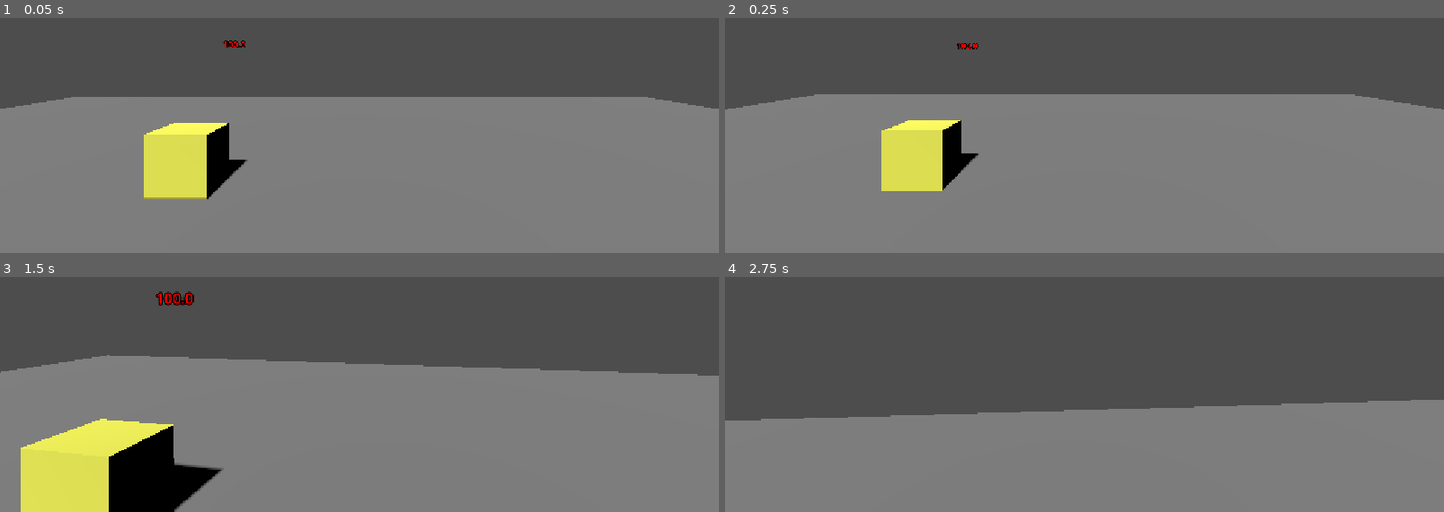
Above: before the commit, frames 1-4 (two rows, left to right).
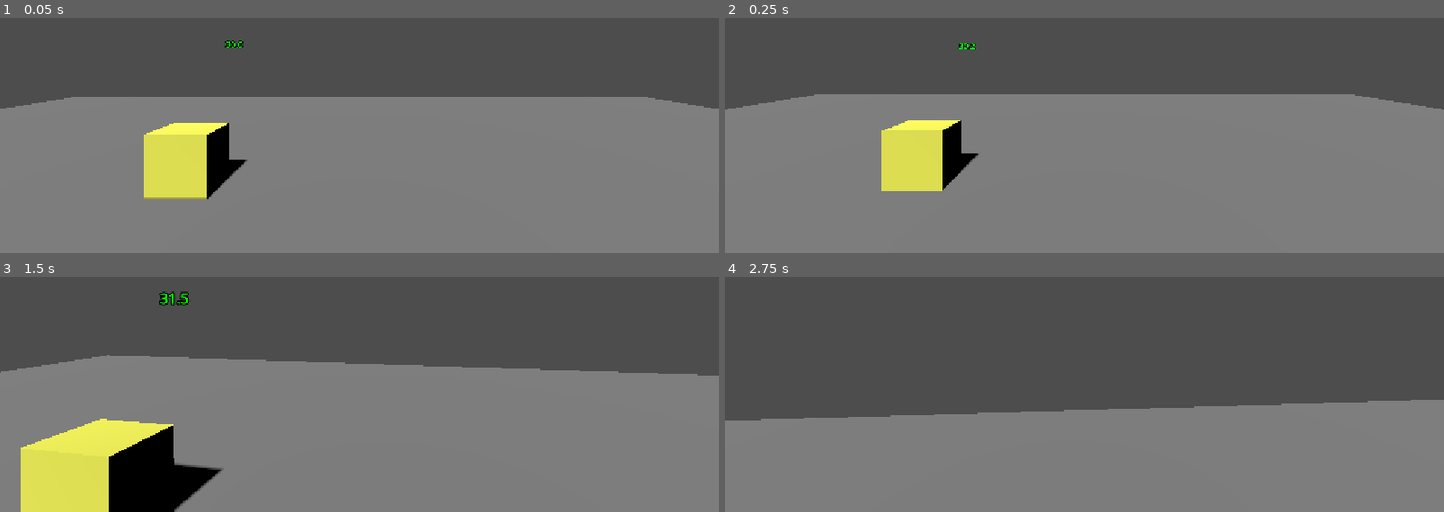
Above: after the commit, the same moments.

Repository: santiagotafur2026/ultimo-turno
Game: Godot game, scene res://main.tscn
Same seed, same stepped clock (60 frames per second), same inputs: the game is played once before the commit and once after it.
Inputs (mouse positions are in pixels of both pictures, inside the frame that each line leads up to):
- Up to frame 1 (0.05 s): no input
- Up to frame 2 (0.25 s): no input
- Up to frame 3 (1.5 s): move the mouse to (395, 307) at 0.52 s; press the mouse at (395, 307) at 0.53 s; hold W (move_up) from 0.53 s (still down); move the mouse to (323, 312) at 1.27 s; release the mouse at (323, 312) at 1.28 s; right-click (323, 312) at 1.35 s
- Up to frame 4 (2.75 s): keep holding W (move_up); click (1048, 312) at 1.55 s; move the mouse to (1098, 302) at 2.02 s; hold Shift (correr) from 2.03 s (still down); click (1098, 302) at 2.3 s

The runs differ from the first frame. In frame 1, less than 0.1% of the frame differs, in the area x 31-35%, y 9-13%; in frame 2, less than 0.1%; in frame 3, 0.3%, in the area x 21-27%, y 6-13%; in frame 4, nothing differs.

Commit message:
T9 N1 - Tarea A - fases y ronda
T9 N1 - Tarea A - fases y ronda

Diff:
--- /dev/null
+++ b/director.gd
@@ -0,0 +1,46 @@
+extends Node
+
+enum Fase { CALMA, PRESION, CRISIS }
+@export var golpe = 8.0
+@export var limite_presion = 50.0
+@export var limite_crisis = 70.0
+@export var intervalos: Array[float] = [8.0, 5.0, 3.0]
+
+var estado = Fase.CALMA
+var paneles = []
+var indice = 0
+var reloj = 0.0
+
+func _ready():
+	paneles = get_tree().get_nodes_in_group("paneles")
+	reloj = intervalos[estado]
+
+func _physics_process(delta):
+	reloj -= delta
+	var nuevo = decidir()
+	if nuevo != estado:
+		estado = nuevo
+		print("fase ", Fase.keys()[estado], " cuadro ", Engine.get_physics_frames())
+
+	if reloj <= 0.001:
+		reloj = intervalos[estado]
+		fallar()
+
+func decidir():
+	var mayor = calor_mayor()
+	if mayor >= limite_crisis:
+		return Fase.CRISIS
+	if mayor >= limite_presion:
+		return Fase.PRESION
+	return Fase.CALMA
+
+func calor_mayor():
+	var mayor = 0.0
+	for p in paneles:
+		mayor = maxf(mayor, p.calor)
+	return mayor
+
+func fallar():
+	var p = paneles[indice]
+	indice = (indice + 1) % paneles.size()
+	p.subir(golpe)
--- a/main.tscn
+++ b/main.tscn
@@ -5,6 +5,7 @@
 [ext_resource type="Script" uid="uid://c3qoojeln7dde" path="res://camara_primera.gd" id="2_h2yge"]
 [ext_resource type="Script" uid="uid://c5toiubar7f8n" path="res://interactuar.gd" id="4_lquwl"]
 [ext_resource type="Script" uid="uid://c80mojbxmjab1" path="res://PANEL.gd" id="5_272bh"]
+[ext_resource type="Script" uid="uid://cn23n5kb1nib2" path="res://director.gd" id="6_7mycd"]
 
 [sub_resource type="BoxShape3D" id="BoxShape3D_uxa2c"]
 size = Vector3(30, 1, 30)
@@ -94,7 +95,7 @@
 [node name="Interactuar" type="Node" parent="Personaje" unique_id=843318033]
 script = ExtResource("4_lquwl")
 
-[node name="panel1" type="StaticBody3D" parent="." unique_id=1993623720 groups=["interactivos"]]
+[node name="panel1" type="StaticBody3D" parent="." unique_id=1993623720 groups=["interactivos", "paneles"]]
 transform = Transform3D(1, 0, 0, 0, 1, 0, 0, 0, 1, -0.83553517, 1.0510676, -1.1199257)
 script = ExtResource("5_272bh")
 
@@ -107,11 +108,11 @@
 shape = SubResource("BoxShape3D_hchaj")
 
 [node name="Label3D" type="Label3D" parent="panel1" unique_id=1980813844]
-transform = Transform3D(1, 0, 0, 0, 1, 0, 0, 0, 1, -1.0395044, 1.5, 0)
+transform = Transform3D(1, 0, 0, 0, 1, 0, 0, 0, 1, -1.0395044, 1.7731342, 0)
 billboard = 1
 text = "100.0"
 
-[node name="panel3" type="StaticBody3D" parent="." unique_id=961389470 groups=["interactivos"]]
+[node name="panel3" type="StaticBody3D" parent="." unique_id=961389470 groups=["interactivos", "paneles"]]
 transform = Transform3D(1, 0, 0, 0, 1, 0, 0, 0, 1, -0.83553517, 1.0957007, 7.5433097)
 script = ExtResource("5_272bh")
 
@@ -124,11 +125,11 @@
 shape = SubResource("BoxShape3D_hchaj")
 
 [node name="Label3D" type="Label3D" parent="panel3" unique_id=2057900272]
-transform = Transform3D(-0.3445459, 0.012350607, 0.9386884, -0.06285843, 0.99736583, -0.03619483, -0.93666255, -0.07147521, -0.342862, 0.4774115, 2.6614113, 0)
+transform = Transform3D(-0.07186699, -0.012161732, 0.99734026, -0.07845208, 0.99689656, 0.0065032, -0.99432397, -0.07777599, -0.07259804, -0.57149863, 2.4533005, 0.38594675)
 text = "100.0
 "
 
-[node name="panel2" type="StaticBody3D" parent="." unique_id=1313676543 groups=["interactivos"]]
+[node name="panel2" type="StaticBody3D" parent="." unique_id=1313676543 groups=["interactivos", "paneles"]]
 transform = Transform3D(1.36, 0, 0, 0, 1.359, 0, 0, 0, 1, -0.95015657, 1.1260657, 3.0159419)
 script = ExtResource("5_272bh")
 
@@ -145,7 +146,7 @@
 billboard = 1
 text = "100.0"
 
-[node name="panel4" type="StaticBody3D" parent="." unique_id=368436904 groups=["interactivos"]]
+[node name="panel4" type="StaticBody3D" parent="." unique_id=368436904 groups=["interactivos", "paneles"]]
 transform = Transform3D(1.0426005, 0, 0, 0, 1.0420878, 0, 0, 0, 0.7673696, -0.95015657, 1.0594807, -5.226932)
 script = ExtResource("5_272bh")
 
@@ -161,3 +162,6 @@
 transform = Transform3D(0.9591401, 0, 0, 0, 0.9596113, 0, 0, 0, 1.3031511, -1.2966034, 1.9399685, 0.019942284)
 billboard = 1
 text = "100.0"
+
+[node name="Director" type="Node" parent="." unique_id=1002874929]
+script = ExtResource("6_7mycd")
--- a/panel.gd
+++ b/panel.gd
@@ -1,23 +1,48 @@
 extends Node3D
 
-var calor = 100.0
+@export var calor = 30.0
+@export var genera = 1.0
 @onready var texto = $Label3D
+
+var apagado = false
 
 func _ready():
 	actualizar_texto()
 
+func _physics_process(delta):
+	if not apagado:
+		calor += genera * delta
+		if calor >= 100.0:
+			calor = 100.0
+			apagado = true
+			print("¡", name, " se ha apagado!")
+		actualizar_texto()
+
+func subir(cuanto):
+	if apagado:
+		return
+	calor += cuanto
+	if calor >= 100.0:
+		calor = 100.0
+		apagado = true
+		print("¡", name, " se ha apagado!")
+	actualizar_texto()
+	print(name, " sube ", cuanto, ": calor ", snappedf(calor, 0.1))
+
 func enfriar(delta):
+	if apagado:
+		return
 	calor -= 5.0 * delta
 	if calor < 0:
 		calor = 0
 	actualizar_texto()
 
 func actualizar_texto():
-	texto.text = str(snappedf(calor, 0.1))
-
-	if calor > 70:
-		texto.modulate = Color.RED
-	elif calor > 50:
-		texto.modulate = Color.ORANGE
-	else:
-		texto.modulate = Color.GREEN
+	if texto != null:
+		texto.text = str(snappedf(calor, 0.1))
+		if calor >= 90:
+			texto.modulate = Color.RED
+		elif calor >= 50:
+			texto.modulate = Color.ORANGE
+		else:
+			texto.modulate = Color.GREEN
Not shown, added: director.gd.uid
